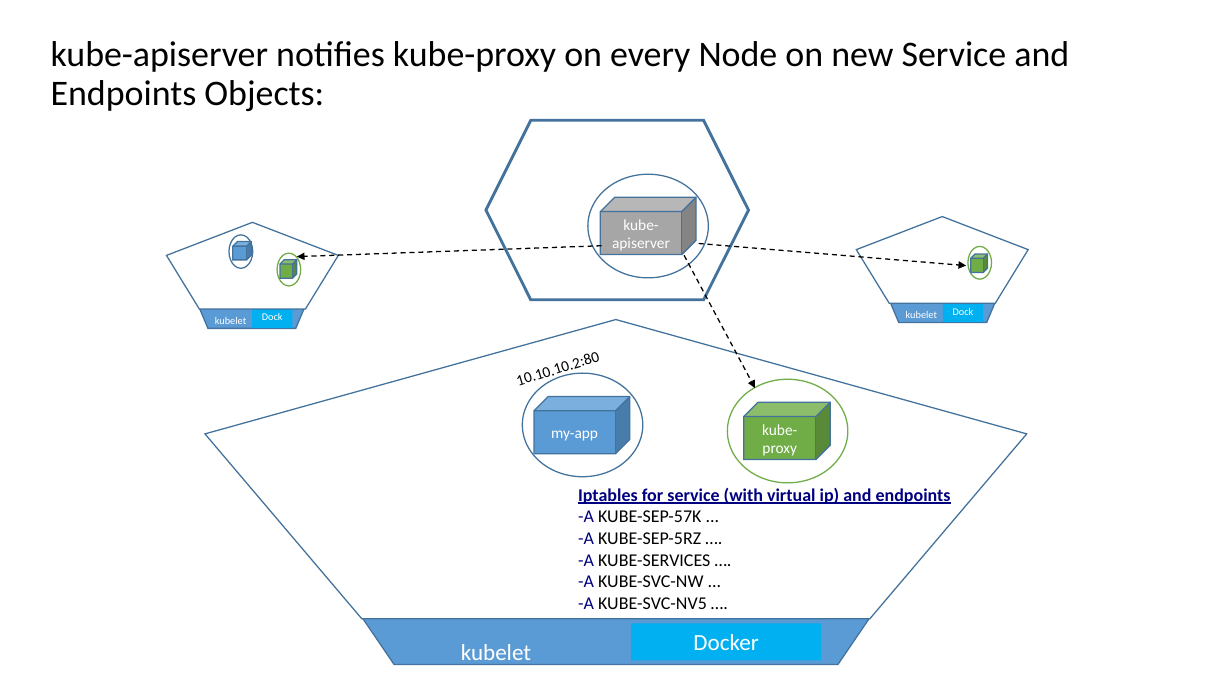
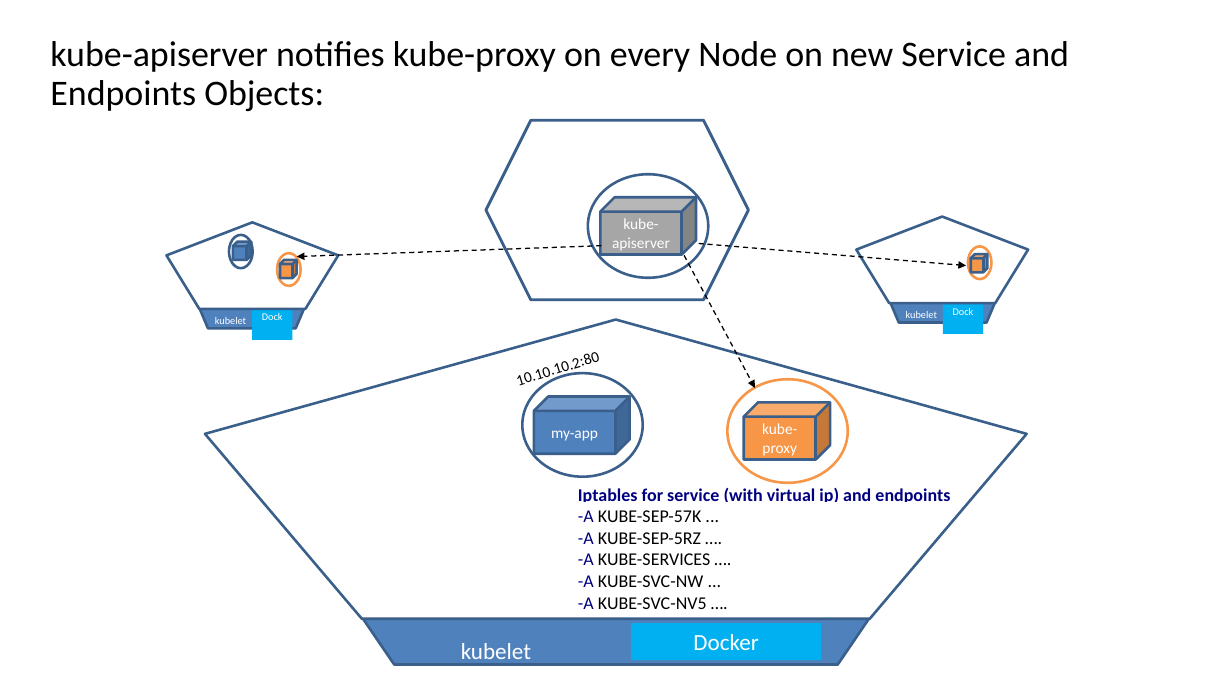
Before and after one commit to navivi/k8s-training, a slide deck: slide 17 of day-2/Using Kubernetes Day 2.pptx. Drawn at 1232x693 pixels with LibreOffice and Linux fonts; fonts in the diff are those of the drawing. Boxes give left, top, right and bottom in pixels: in the first picture for what was removed or moved away, otherwise in the second. Text is boxed around its words. In the diff, an @@ line names an element or a change of style, - is before the commit and + after.

Commit message:
update ppt

```diff
--- a/day-2/Using Kubernetes Day 2.pptx
+++ b/day-2/Using Kubernetes Day 2.pptx
@@ hexagon at <box>486,120,749,299</box>: outline #43739E 2.25 pt to #3A5F8C 2.24 pt; proportions changed @@
@@ outline #43739E 1 pt to #3A5F8C 2 pt in 3 elements at <box>588,175,708,278</box>, <box>522,373,642,477</box>, <box>229,235,253,268</box> @@
@@ outline #43739E 1 pt to #3A5F8C 2 pt; proportions changed in 4 elements at <box>601,198,697,255</box>, <box>205,320,1027,619</box>, <box>166,223,338,310</box>, <box>857,216,1029,303</box> @@
@@ fill #5B9BD5 to #4F81BD; outline #43739E 1 pt to #3A5F8C 2 pt; proportions changed in 5 elements at <box>534,396,630,454</box>, <box>257,339,975,665</box>, <box>181,225,323,329</box>, <box>233,241,251,260</box>, <box>872,218,1014,323</box> @@
@@ arrow removed from (602, 246) to (297, 257) @@
@@ freeform shape added at <box>297,246,602,257</box>, outline #000000 0.99 pt @@
@@ arrow removed from (684, 255) to (755, 388) @@
@@ freeform shape added at <box>684,255,755,388</box>, outline #000000 0.99 pt @@
@@ arrow removed from (699, 244) to (967, 265) @@
@@ freeform shape added at <box>699,244,966,266</box>, outline #000000 0.99 pt @@
@@ outline #70AD47 1 pt to #F79646 2 pt in 3 elements at <box>727,379,848,482</box>, <box>277,253,301,286</box>, <box>969,247,993,279</box> @@
@@ fill #70AD47 to #F79646; outline #43739E 1 pt to #3A5F8C 2 pt; proportions changed in 3 elements at <box>744,402,830,459</box>, <box>280,260,297,278</box>, <box>971,254,988,273</box> @@
@@ text "kubelet" rewrapped from <box>215,317,246,324</box> to <box>215,317,246,328</box> @@
@@ rectangle "Dock": place and size @@
-rectangle "Dock" at <box>252,306,293,328</box>
+rectangle "Dock" at <box>252,306,293,340</box>
@@ text "kubelet" rewrapped from <box>906,311,937,318</box> to <box>906,311,937,322</box> @@
@@ rectangle "Dock": place and size @@
-rectangle "Dock" at <box>943,300,983,323</box>
+rectangle "Dock" at <box>943,300,983,335</box>
```
Also in this commit, not shown: 33 other slides changed, 7 slides added, 1 slide removed.
